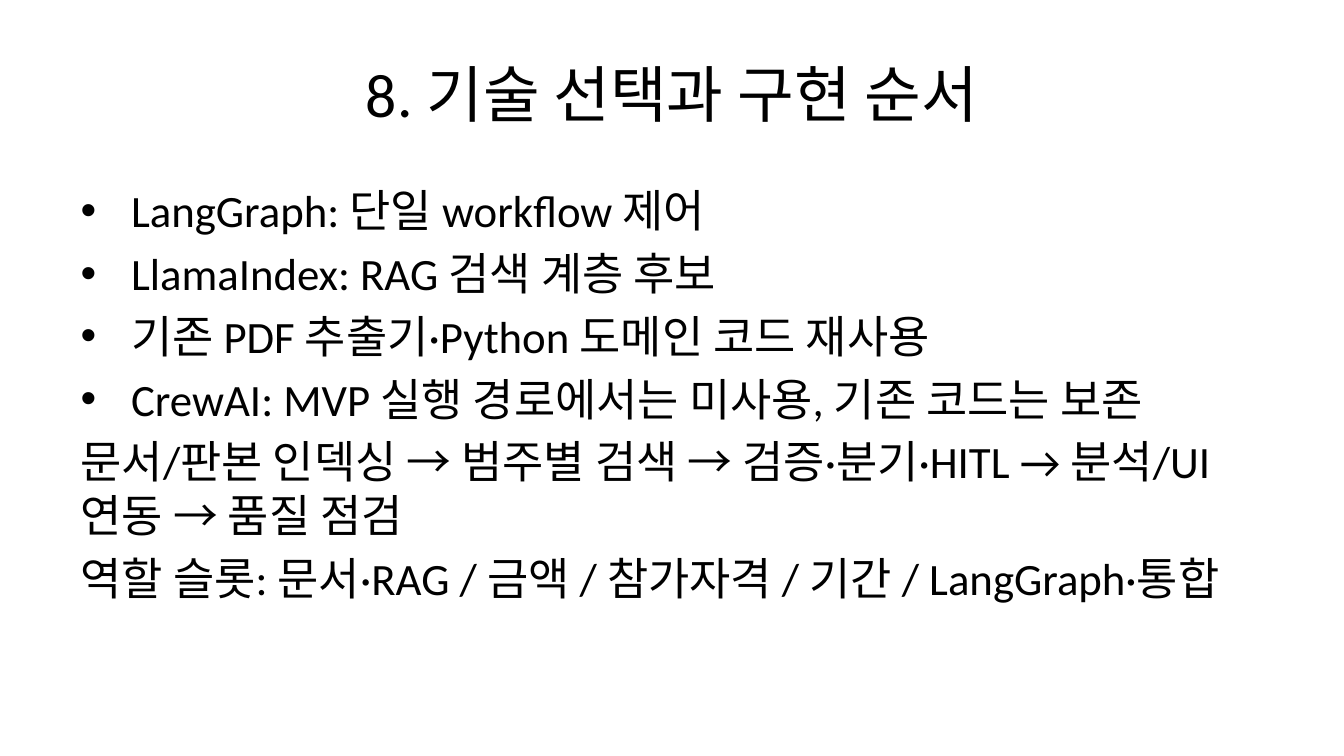
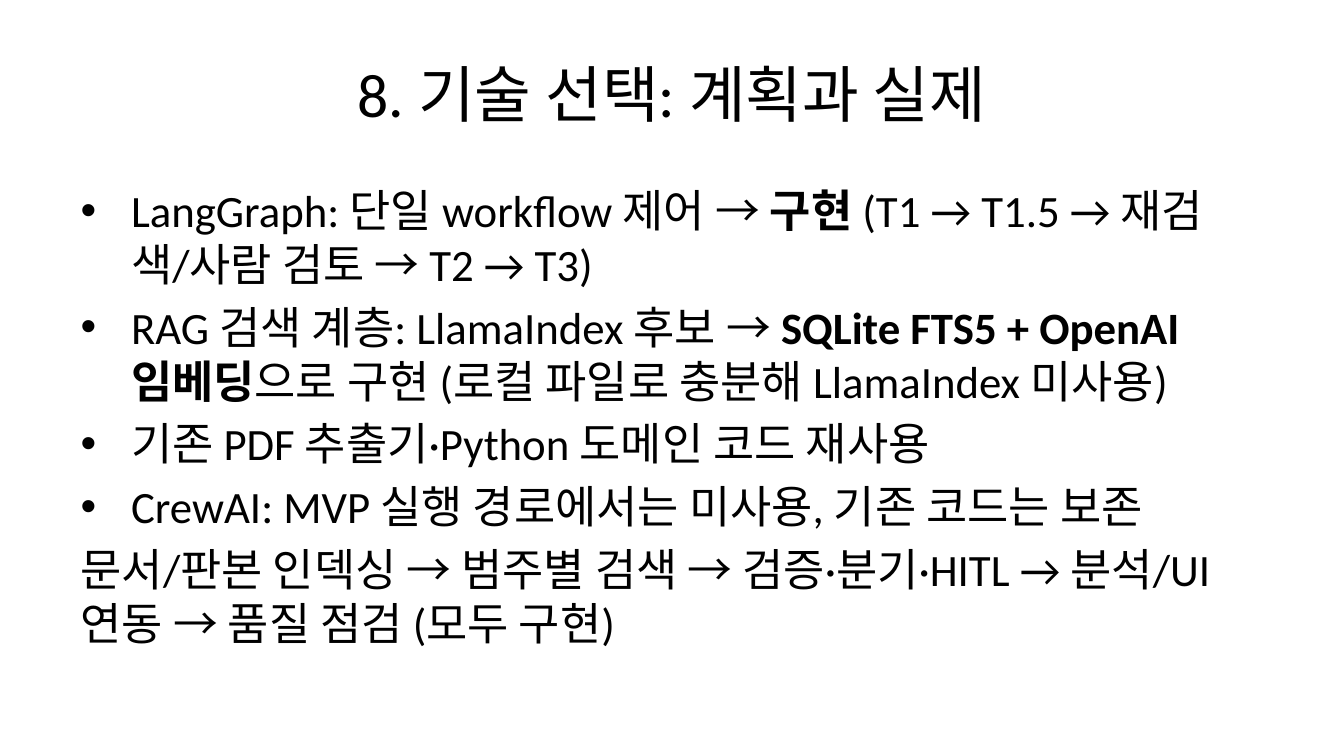
Before and after one commit to 2SEONGA/IntelligentAutomationPractice, a slide deck: slide 9 of docs/final_project/13주차_계획발표.pptx. Drawn at 1344x756 pixels with LibreOffice and Linux fonts; fonts in the diff are those of the drawing. Boxes give left, top, right and bottom in pixels: in the first picture for what was removed or moved away, otherwise in the second. Text is boxed around its words. In the diff, an @@ line names an element or a change of style, - is before the commit and + after.

```diff
--- a/docs/final_project/13주차_계획발표.pptx
+++ b/docs/final_project/13주차_계획발표.pptx
@@ title at (358, 65, 986, 122): text changed @@
-8. 기술 선택과 구현 순서
+8. 기술 선택: 계획과 실제
@@ text at (131, 189, 1203, 404): text changed @@
-• LangGraph: 단일 workflow 제어
-• LlamaIndex: RAG 검색 계층 후보
+• LangGraph: 단일 workflow 제어 → 구현 (T1 → T1.5 → 재검색/사람 검토 → T2 → T3)
+• RAG 검색 계층: LlamaIndex 후보 → SQLite FTS5 + OpenAI 임베딩으로 구현 (로컬 파일로 충분해 LlamaIndex 미사용)
@@ text at (81, 549, 1210, 646): text changed @@
-문서/판본 인덱싱 → 범주별 검색 → 검증·분기·HITL → 분석/UI 연동 → 품질 점검
-역할 슬롯: 문서·RAG / 금액 / 참가자격 / 기간 / LangGraph·통합
+문서/판본 인덱싱 → 범주별 검색 → 검증·분기·HITL → 분석/UI 연동 → 품질 점검 (모두 구현)
```
Also in this commit, not shown: 2 other slides changed, 2 slides added, 5 other files.
